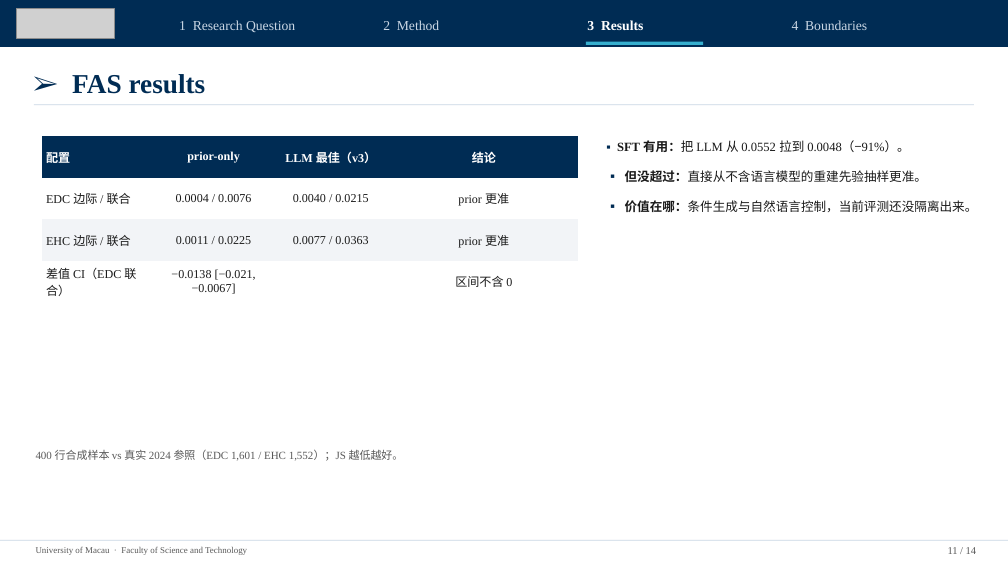
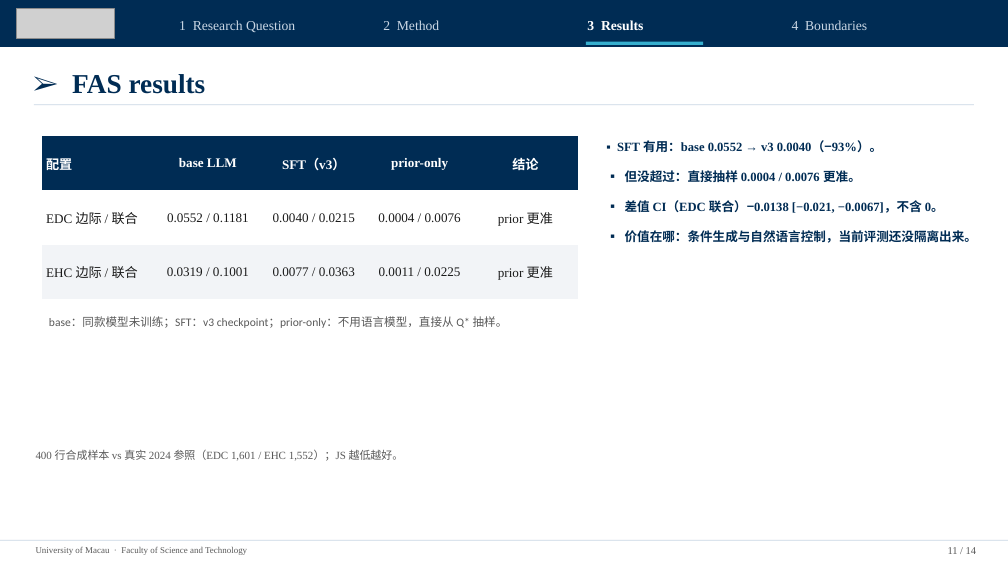
Before and after one commit to gyro-zpl/fas_pro, a slide deck: slide 11 of docs/04_论文稿件/导师阶段汇报_UMAC_2026-11-23.pptx. Drawn at 1008x567 pixels with LibreOffice and Linux fonts; fonts in the diff are those of the drawing; grey boxes stand for pictures. Boxes give left, top, right and bottom in pixels: in the first picture for what was removed or moved away, otherwise in the second. Text is boxed around its words. In the diff, an @@ line names an element or a change of style, - is before the commit and + after.

Commit message:
Show the base model in the FAS table and fix the deck chrome
- FAS results: add a base-LLM column (EDC 0.0552/0.1181, EHC 0.0319/0.1001),
  so the SFT gain is visible in the table instead of only in a bullet; move the
  difference CI into the bullets, annotate what each column means, and update
  the SFT figure to the v3 checkpoint (-93%).
- Replace the copied logo on the Q*/IPF page with the white asset (the copied
  picture had lost its image relationship and rendered as a placeholder).
- Shorten the flow captions on the baseline page so no line ends with a single
  orphan character, and finish the dangling footer sentence.

```diff
--- a/docs/04_论文稿件/导师阶段汇报_UMAC_2026-11-23.pptx
+++ b/docs/04_论文稿件/导师阶段汇报_UMAC_2026-11-23.pptx
@@ table at bbox=[42, 136, 578, 299] @@
-配置 | prior-only | LLM 最佳（v3） | 结论
-EDC 边际 / 联合 | 0.0004 / 0.0076 | 0.0040 / 0.0215 | prior 更准
-EHC 边际 / 联合 | 0.0011 / 0.0225 | 0.0077 / 0.0363 | prior 更准
-差值 CI（EDC 联合） | −0.0138 [−0.021, −0.0067] |  | 区间不含 0
+配置 | base LLM | SFT（v3） | prior-only | 结论
+EDC 边际 / 联合 | 0.0552 / 0.1181 | 0.0040 / 0.0215 | 0.0004 / 0.0076 | prior 更准
+EHC 边际 / 联合 | 0.0319 / 0.1001 | 0.0077 / 0.0363 | 0.0011 / 0.0225 | prior 更准
@@ text at bbox=[617, 140, 944, 215]: text changed; text colour #1A1A1A to #002C54; bold on @@
-▪ SFT 有用：把 LLM 从 0.0552 拉到 0.0048（−91%）。
-▪ 但没超过：直接从不含语言模型的重建先验抽样更准。
+▪ SFT 有用：base 0.0552 → v3 0.0040（−93%）。
+▪ 但没超过：直接抽样 0.0004 / 0.0076 更准。
+▪ 差值 CI（EDC 联合）−0.0138 [−0.021, −0.0067]，不含 0。
@@ text at bbox=[625, 230, 977, 243]: text colour #1A1A1A to #002C54, bold on in "价值在哪：条件生成与自然语言控制，当前评测还没隔离出来。" @@
@@ text added at bbox=[49, 316, 508, 328], 11 pt, text #595959 @@
+base：同款模型未训练；SFT：v3 checkpoint；prior-only：不用语言模型，直接从 Q* 抽样。
```
Also in this commit, not shown: 2 other slides changed, 2 slides removed.
